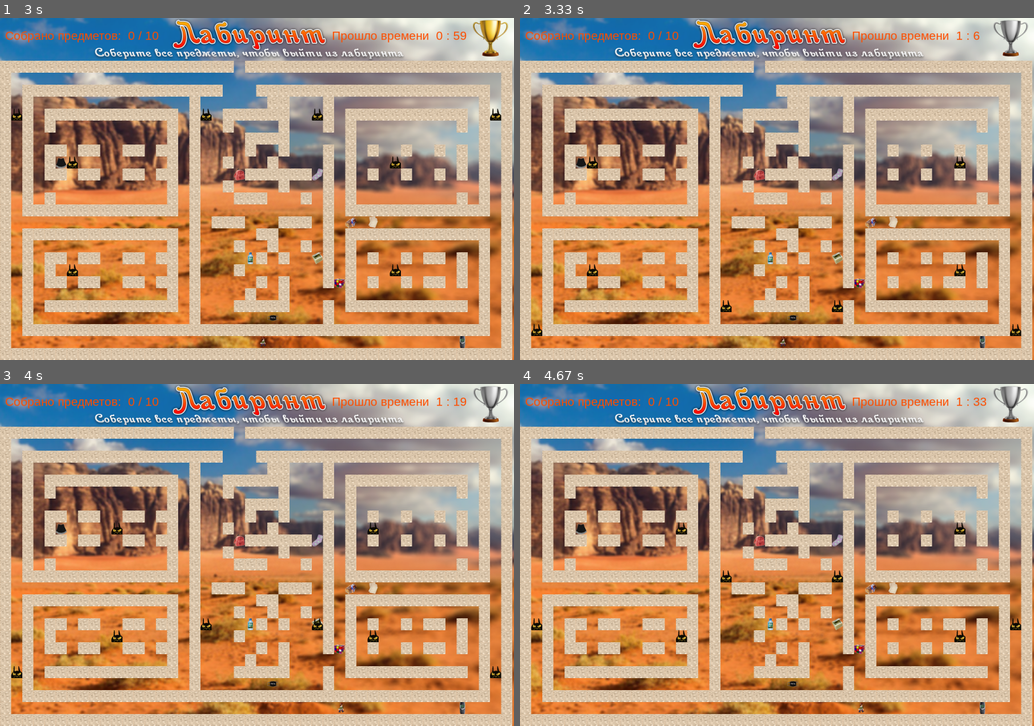
Above: before the commit, frames 1-4 (two rows, left to right).
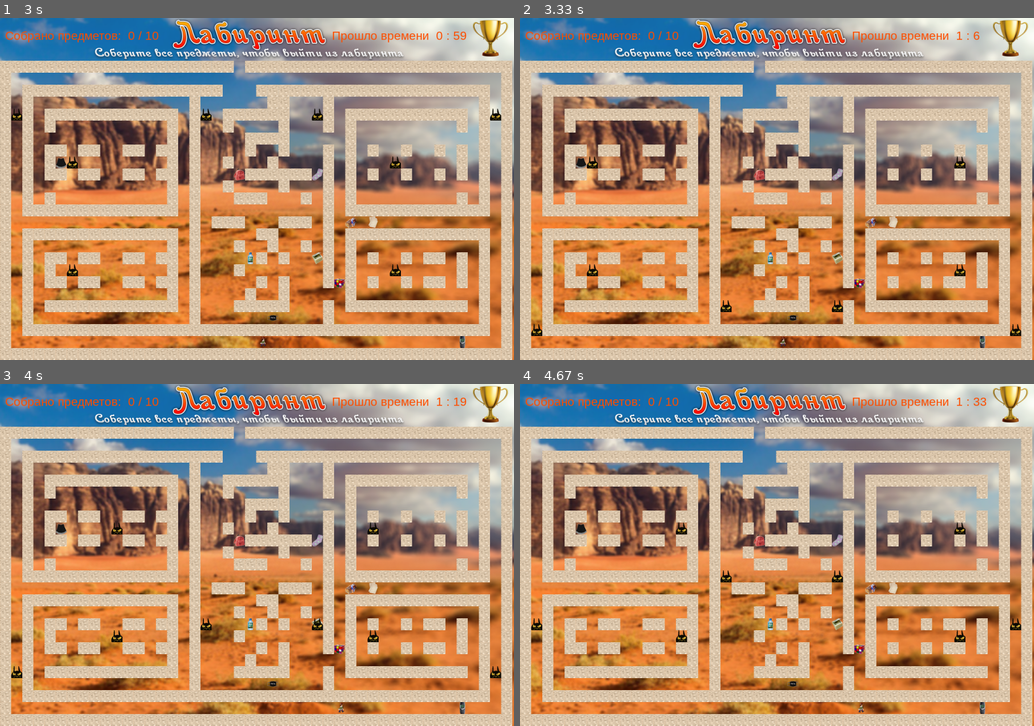
Above: after the commit, the same moments.

Repository: MariVermil/Pygame_project
Game: pygame game, started from labirint.py
Same seed, same stepped clock (60 frames per second), same inputs: the game is played once before the commit and once after it.
Inputs:
- Up to frame 1 (3 s): hold Right 0.33-0.8 s; hold Right 1.17-1.63 s; hold Left 1.67-2.2 s; hold Left 2.57-2.97 s
- Up to frame 2 (3.33 s): no input
- Up to frame 3 (4 s): hold Right from 3.4 s (still down)
- Up to frame 4 (4.67 s): release Right at 4.03 s; hold Left from 4.47 s (still down)

Frame 1 is identical in both runs. In frame 2, 0.3% of the frame differs, in the area x 92-99%, y 0-12%; in frame 3, 0.3%; in frame 4, 0.3%.

Commit message:
Добавлен выход

Diff:
--- a/labirint.py
+++ b/labirint.py
@@ -2,7 +2,6 @@
 import sys
 import numpy as np
 import pygame as pg
-from pygame import time
 import random
 
 
@@ -21,6 +20,9 @@
         print('Не могу загрузить изображение:', name)
         raise SystemExit(error)
     return image
+
+
+x_end, y_end = 0, 0
 
 
 class Player(pg.sprite.Sprite):
@@ -39,6 +41,8 @@
         self.pos = (x, y)
         self.rect = self.image.get_rect().move(tile_width * self.pos[0] + 5,
                                                100 + tile_height * self.pos[1])
+        global x_end, y_end
+        x_end, y_end = x, y
 
     def update(self):
         coins_hit_list = pg.sprite.spritecollide(self, self.coins, False)
@@ -142,11 +146,11 @@
 
 
 def count_time():
-    if sec // 180 < 1:
+    if sec // 180 < 2:
         pass_surf = load_image('gold.png')
         pass_rect = pass_surf.get_rect(bottomright=(1190, 90))
         screen.blit(pass_surf, pass_rect)
-    elif sec // 180 < 2:
+    elif sec // 180 < 4:
         pass_surf = load_image('silver.png')
         pass_rect = pass_surf.get_rect(bottomright=(1190, 90))
         screen.blit(pass_surf, pass_rect)
@@ -256,6 +260,25 @@
 
                     fps = 60
                     sec = 0
+        elif x_end == 21 and y_end == 0:
+            if sec // 180 < 2:
+                pass_surf = load_image('end1.png')
+                pass_rect = pass_surf.get_rect()
+                screen.blit(pass_surf, pass_rect)
+            elif sec // 180 < 4:
+                pass_surf = load_image('end2.png')
+                pass_rect = pass_surf.get_rect()
+                screen.blit(pass_surf, pass_rect)
+            else:
+                pass_surf = load_image('end3.png')
+                pass_rect = pass_surf.get_rect()
+                screen.blit(pass_surf, pass_rect)
+            for event in pg.event.get():
+                if event.type == pg.QUIT:
+                    terminate()
+                elif event.type == pg.KEYDOWN or \
+                        event.type == pg.MOUSEBUTTONDOWN:
+                    terminate()
         else:
             fon_surf = load_image('fon.png')
             fon_rect = fon_surf.get_rect()
@@ -271,5 +294,5 @@
             count_time()
         pg.display.flip()
         sec += 1
-        time.Clock().tick(fps)
+        pg.time.Clock().tick(fps)
     terminate()
Binary file added: data/end1.png
Binary file added: data/end2.png
Binary file added: data/end3.png
